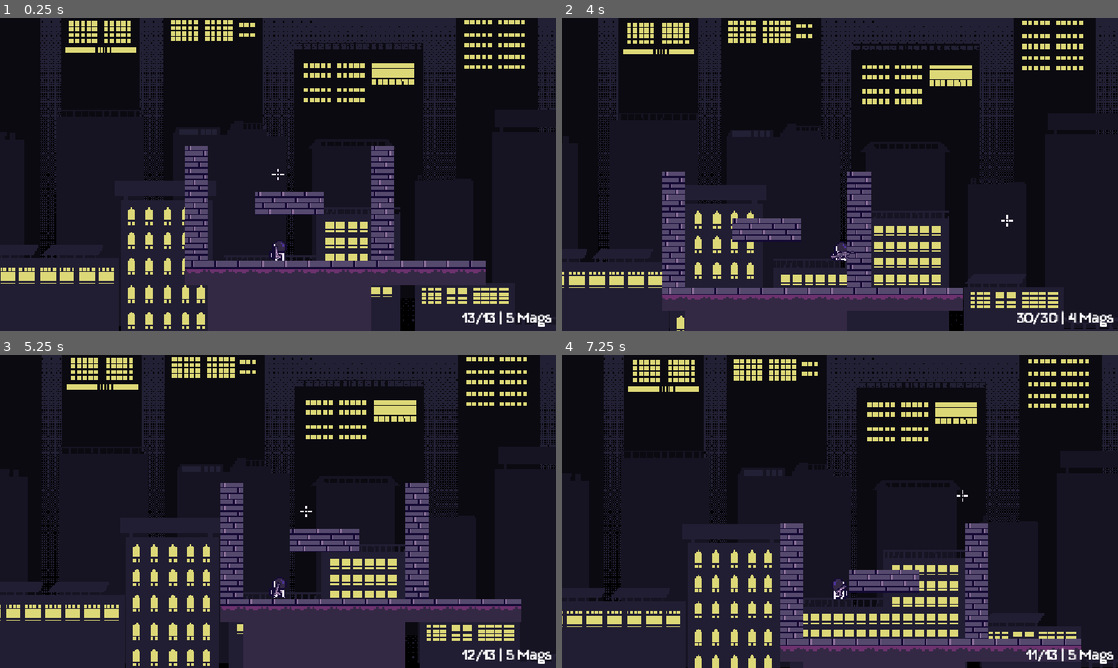
Above: before the commit, frames 1-4 (two rows, left to right).
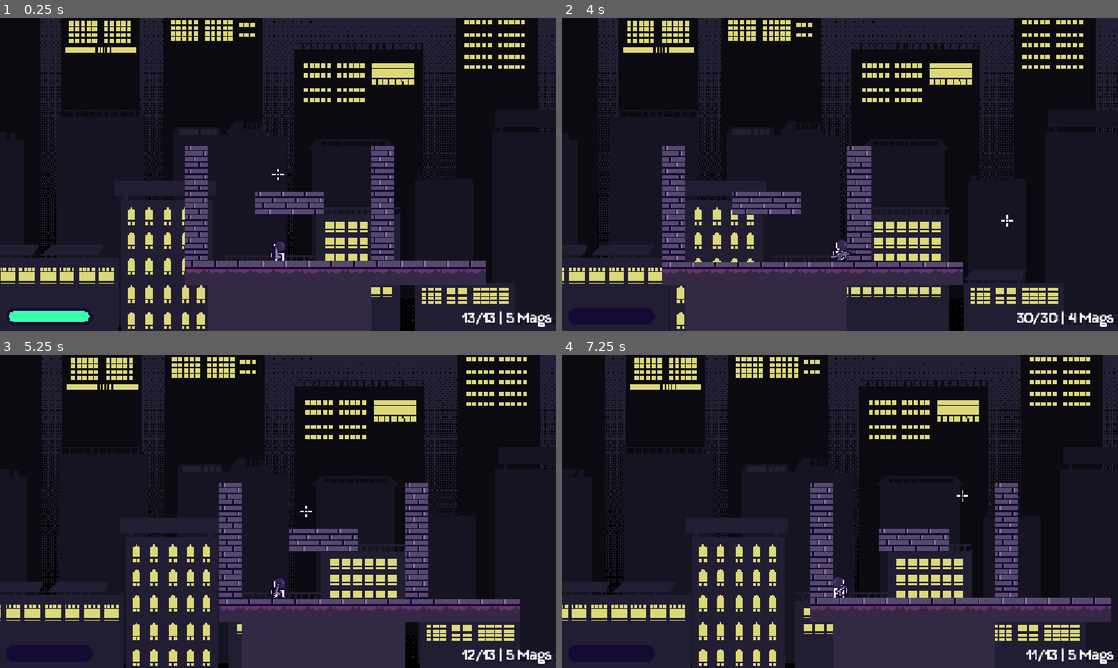
Above: after the commit, the same moments.

Repository: kyteidev/rogueshot
Game: Godot game, scene res://scenes/game_debug.tscn
The game is run twice, just before and just after one commit, with the same random seed, the same clock (stepped at 60 frames per second) and the same inputs.
Inputs (mouse positions are in pixels of both pictures, inside the frame that each line leads up to):
- Up to frame 1 (0.25 s): no input
- Up to frame 2 (4 s): tap Enter at 0.5 s; move the mouse to (962, 158) at 0.52 s; hold Shift (player_sprint) 0.53-1.28 s; hold D (player_right) 0.53-2.03 s; tap W (player_jump) at 0.77, 0.8, 1.07, 1.35, 1.52, 1.82, 2.3, 3.02, 3.32, 3.77, 3.8 s; move the mouse to (728, 190) at 1.27 s; tap Shift (player_sprint) at 1.55, 2.85 s; move the mouse to (895, 105) at 2.02 s; press the mouse at (895, 105) at 2.03 s; hold A (player_left) 2.03-2.78 s; move the mouse to (812, 237) at 2.77 s; release the mouse at (812, 237) at 2.78 s; hold D (player_right) from 2.78 s (still down); move the mouse to (1006, 221) at 3.52 s; tap E (weapon_next) at 3.6 s
- Up to frame 3 (5.25 s): tap W (player_jump) at 4.07, 4.52, 4.82 s; move the mouse to (111, 464) at 4.27 s; release D (player_right) at 4.28 s; hold A (player_left) 4.28-5.03 s; tap Q (weapon_previous) at 4.35 s; tap Shift (player_sprint) at 4.55 s; move the mouse to (305, 511) at 5.02 s; hold D (player_right) from 5.03 s (still down); hold Shift (player_sprint) from 5.03 s (still down)
- Up to frame 4 (7.25 s): tap W (player_jump) at 5.3, 5.85, 6.02, 6.32, 6.77, 6.8, 7.07 s; move the mouse to (756, 433) at 5.77 s; release D (player_right) at 5.78 s; release Shift (player_sprint) at 5.78 s; hold A (player_left) from 5.78 s (still down); tap Shift (player_sprint) at 6.05 s; move the mouse to (962, 495) at 6.52 s; press the mouse at (962, 495) at 6.53 s

The runs differ from the first frame. In frame 1, 0.5% of the frame differs, in the area x 1-17%, y 93-98%; in frame 2, 11%; in frame 3, 1.0%; in frame 4, 20%, in the area x 0-100%, y 0-100%.

Commit message:
add stamina system and add stamina bar

Diff:
--- a/scenes/hud.tscn
+++ b/scenes/hud.tscn
@@ -2,6 +2,9 @@
 
 [ext_resource type="LabelSettings" uid="uid://clt58t4s48cxb" path="res://settings/label_hud.tres" id="1_ahhtf"]
 [ext_resource type="Script" uid="uid://dynt2sniw8un4" path="res://scripts/hud.gd" id="1_oo0fn"]
+[ext_resource type="Texture2D" uid="uid://bwbf1impms38d" path="res://assets/sprites/bar/bar-base.png" id="3_6fi6k"]
+[ext_resource type="Texture2D" uid="uid://cdf5h5jgg2u5w" path="res://assets/sprites/bar/bar-outline.png" id="3_uo2fv"]
+[ext_resource type="Texture2D" uid="uid://dg3duty4ycseo" path="res://assets/sprites/bar/bar-progress-stamina.png" id="4_uo2fv"]
 
 [node name="HUD" type="CanvasLayer" unique_id=465990537]
 script = ExtResource("1_oo0fn")
@@ -21,3 +24,28 @@
 text = "30/30 | 5 Mags"
 label_settings = ExtResource("1_ahhtf")
 horizontal_alignment = 2
+
+[node name="StaminaBarOutline" type="TextureRect" parent="." unique_id=2145359264]
+anchors_preset = -1
+anchor_top = 0.9814815
+anchor_right = 0.15625
+anchor_bottom = 1.037037
+offset_left = 12.0
+offset_top = -36.0
+offset_right = -108.0
+offset_bottom = -60.0
+grow_vertical = 0
+scale = Vector2(3, 3)
+texture = ExtResource("3_uo2fv")
+stretch_mode = 2
+metadata/_edit_use_anchors_ = true
+
+[node name="StaminaBar" type="TextureProgressBar" parent="StaminaBarOutline" unique_id=1860971369]
+layout_mode = 1
+offset_left = 2.0
+offset_top = 2.0
+offset_right = 58.0
+offset_bottom = 10.0
+value = 100.0
+texture_under = ExtResource("3_6fi6k")
+texture_progress = ExtResource("4_uo2fv")
--- a/scenes/player.tscn
+++ b/scenes/player.tscn
@@ -108,5 +108,8 @@
 [node name="JumpBufferTimer" type="Timer" parent="." unique_id=1411532615]
 one_shot = true
 
+[node name="StaminaTimer" type="Timer" parent="." unique_id=82113234]
+one_shot = true
+
 [node name="Weapon" parent="." unique_id=1767955034 instance=ExtResource("3_qhqgy")]
 position = Vector2(0, -4)
--- a/scripts/hud.gd
+++ b/scripts/hud.gd
@@ -3,8 +3,11 @@
 
 var sm = StateManager
 @onready var ammo_mag_label = $AmmoMagLabel
+@onready var stamina_bar = $StaminaBarOutline/StaminaBar
 
 # Called every frame. 'delta' is the elapsed time since the previous frame.
 func _process(_delta: float) -> void:
 	var ammo_text = "%s/%s | %s %s"
 	ammo_mag_label.text = ammo_text % [sm.ammo, sm.max_ammo, sm.mags, "Mag" if sm.mags == 1 else "Mags"]
+
+	stamina_bar.value = sm.stamina
--- a/scripts/player.gd
+++ b/scripts/player.gd
@@ -7,6 +7,13 @@
 const BASE_SPEED = 60.0
 const MAX_SPEED = 500.0
 const SPRINT_MULTIPLIER = 1.5
+
+const MAX_STAMINA = 100.0
+const STAMINA_RECOVERY_DELAY = 2.0
+const STAMINA_RECOVERY_RATE = 20.0
+
+const SPRINT_STAMINA_RATE = 25.0
+const WALLBOUNCE_STAMINA_RATE = 30.0
 
 const WALLBOUNCE_VELOCITY = 250
 const AIR_MAX_SPEED = 180.0
@@ -29,12 +36,30 @@
 @onready var jump_buffer_timer = $JumpBufferTimer
 
 @onready var anim_sprite = $AnimatedSprite2D
+@onready var stamina_timer = $StaminaTimer
 
 var was_airborne = false
 var reached_peak = false
 
 var speed = 0.0
 var sprinting = false
+
+var regenerating_stamina = true
+var stamina:
+	set(value):
+		stamina = clamp(value, 0.0, 100.0)
+		sm.stamina = stamina
+
+		if not regenerating_stamina:
+			stamina_timer.start(STAMINA_RECOVERY_DELAY)
+		else:
+			regenerating_stamina = false
+
+
+func _ready() -> void:
+	# have this in _ready so max stamina only needs to be adjusted here,
+	# otherwise i'd have to change max stamina here and in state manager
+	stamina = MAX_STAMINA
 
 
 func get_custom_gravity(vel) -> float:
@@ -65,7 +90,7 @@
 	var wants_jump = not jump_buffer_timer.is_stopped()
 	var can_jump = is_on_floor() or not coyote_timer.is_stopped()
 
-	if wants_jump and can_jump:
+	if wants_jump and can_jump and stamina > 0.0:
 		velocity.y = JUMP_VELOCITY
 		jump_buffer_timer.stop()
 		coyote_timer.stop()
@@ -81,14 +106,20 @@
 	# sprint system
 	speed = BASE_SPEED
 	if is_on_floor():
-		if Input.is_action_pressed("player_sprint"):
+		if Input.is_action_pressed("player_sprint") and stamina > 0.0:
 			sprinting = true
 			speed *= SPRINT_MULTIPLIER
+			stamina -= SPRINT_STAMINA_RATE * delta
 
 			if sm.reloading:
 				crosshair.cancel_reload()
 		else:
 			sprinting = false
+
+	# recover stamina when not sprinting
+	if stamina_timer.is_stopped():
+		regenerating_stamina = true
+		stamina += STAMINA_RECOVERY_RATE * delta
 
 	# flip direction
 	var direction := Input.get_axis("player_left", "player_right")
@@ -126,6 +157,8 @@
 		velocity.x += WALLBOUNCE_VELOCITY * wall_normal
 		velocity.y = JUMP_VELOCITY
 
+		stamina -= WALLBOUNCE_STAMINA_RATE
+
 		coyote_timer.stop()
 		jump_buffer_timer.stop()
 
--- a/scripts/state_manager.gd
+++ b/scripts/state_manager.gd
@@ -6,3 +6,4 @@
 var mags: int = 0
 
 var reloading: bool = false
+var stamina: float = 100.0
Binary file added: assets/sprites/bar/bar-base.png
Not shown, added: assets/sprites/bar/bar-base.png.import
Binary file added: assets/sprites/bar/bar-outline.png
Not shown, added: assets/sprites/bar/bar-outline.png.import
Binary file added: assets/sprites/bar/bar-progress-stamina.png
Not shown, added: assets/sprites/bar/bar-progress-stamina.png.import
